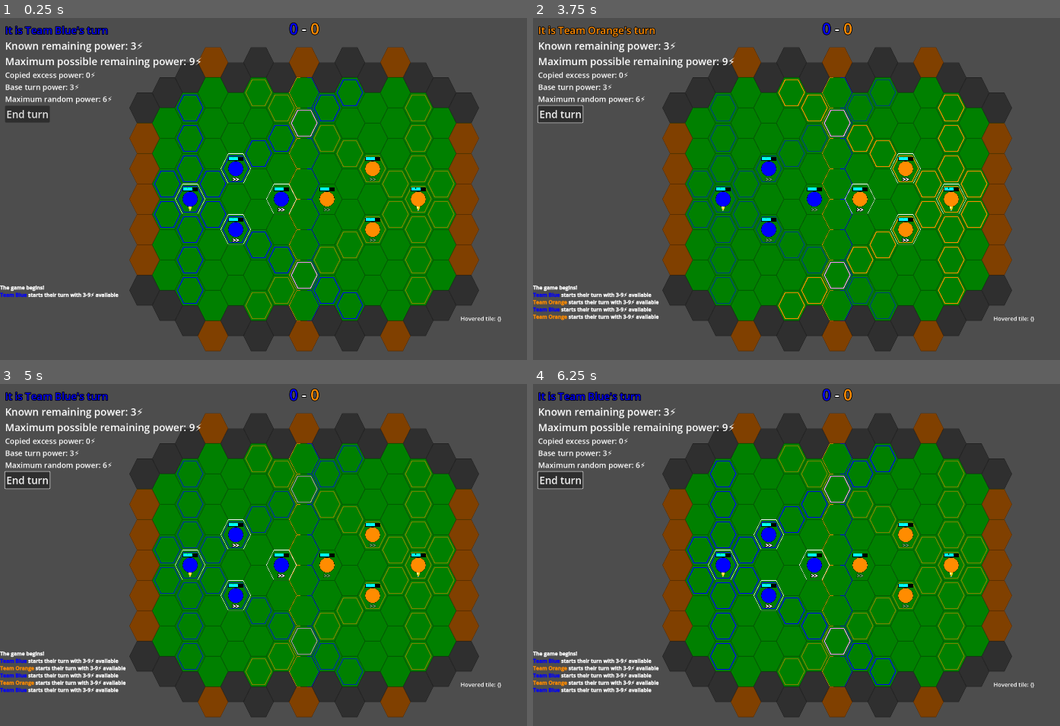
Above: before the commit, frames 1-4 (two rows, left to right).
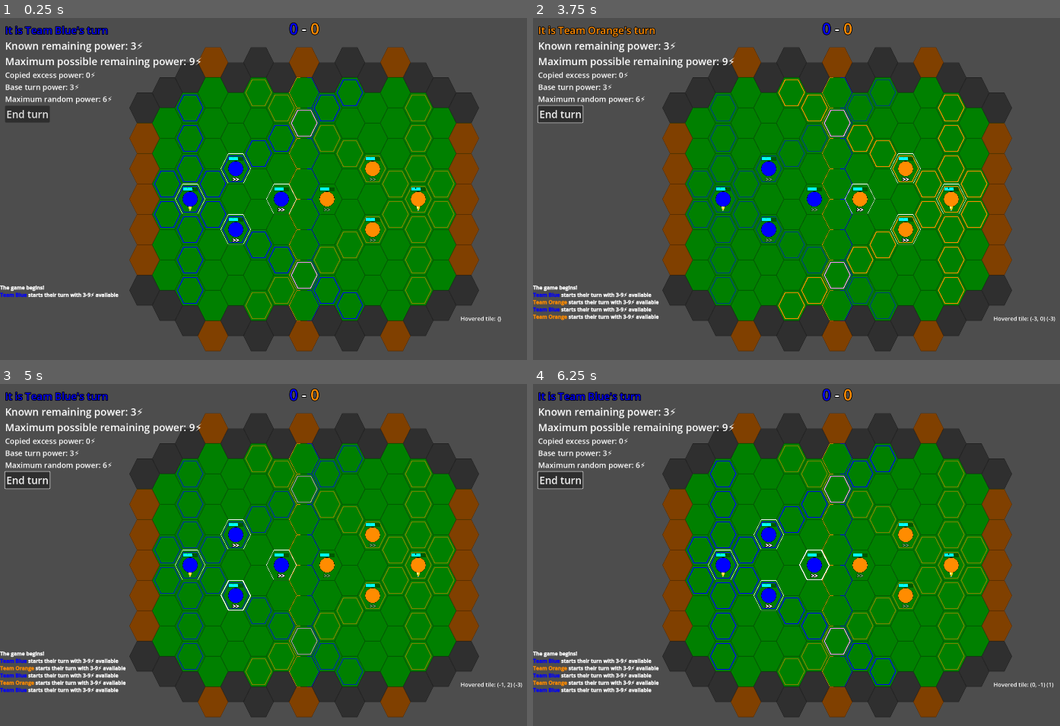
Above: after the commit, the same moments.

Repository: devencire/godot-conduit
Game: Godot game, scene res://scenes/world.tscn
Two runs of this game, one before a commit and one after it. Both use one fixed random seed, a clock stepped at 60 frames per second and the inputs below.
Inputs (mouse positions are in pixels of both pictures, inside the frame that each line leads up to):
- Up to frame 1 (0.25 s): no input
- Up to frame 2 (3.75 s): click "End turn" at 0.5 s; click "End turn" at 1.25 s; click "End turn" at 2 s; move the mouse to (722, 209) at 2.77 s; click (722, 209) at 2.92 s; move the mouse to (770, 178) at 3.52 s; click (770, 178) at 3.67 s
- Up to frame 3 (5 s): tap Enter at 4.25 s; move the mouse to (237, 606) at 4.27 s; click (237, 606) at 4.42 s
- Up to frame 4 (6.25 s): move the mouse to (812, 575) at 5.02 s; click (812, 575) at 5.17 s; move the mouse to (859, 575) at 5.77 s; click (859, 575) at 5.92 s

The runs differ from the first frame. In frame 1, 0.1% of the frame differs, in the area x 34-81%, y 40-60%; in frame 2, 0.2%; in frame 3, 0.2%, in the area x 34-100%, y 40-89%; in frame 4, 0.2%.

Commit message:
tweak hammer, display damage in attack dialog

Diff:
--- a/scenes/attack_dialog.tscn
+++ b/scenes/attack_dialog.tscn
@@ -42,13 +42,18 @@
 [node name="SuccessChanceLabel" type="Label" parent="MarginContainer/VBoxContainer/HSplitContainer"]
 unique_name_in_owner = true
 layout_mode = 2
-text = "100% success chance"
+text = "100% chance"
 horizontal_alignment = 2
+
+[node name="DirectDamageLabel" type="Label" parent="MarginContainer/VBoxContainer"]
+unique_name_in_owner = true
+layout_mode = 2
+text = "1 damage"
 
 [node name="OverchargeToggle" type="CheckButton" parent="MarginContainer/VBoxContainer"]
 unique_name_in_owner = true
 layout_mode = 2
-tooltip_text = "Use all available Power and end your turn to apply extra knockback."
+tooltip_text = "Use all available Power and end your turn to apply extra knockback and damage."
 text = "Overcharge"
 
 [connection signal="toggled" from="MarginContainer/VBoxContainer/OverchargeToggle" to="." method="_on_overcharge_toggle_toggled"]
--- a/scenes/player.tscn
+++ b/scenes/player.tscn
@@ -44,7 +44,7 @@
 offset_right = 32.0
 offset_bottom = 8.0
 mouse_filter = 2
-color = Color(0, 0, 0, 1)
+color = Color(0, 0, 0, 0.313726)
 
 [node name="HealthRemainingRect" type="ColorRect" parent="Graphic/HealthBar"]
 z_index = -1
@@ -60,6 +60,7 @@
 offset_top = 28.0
 offset_right = 21.0
 offset_bottom = 59.0
+mouse_filter = 2
 theme_override_font_sizes/bold_font_size = 24
 bbcode_enabled = true
 text = "[center][b][outline_size=8][outline_color=black]>[color=#ffffff30]>"
--- a/scripts/AttackDialog.gd
+++ b/scripts/AttackDialog.gd
@@ -6,6 +6,7 @@
 
 @export var power_cost: int = 1
 @export var max_power_cost: int = -1 # not used unless set to other than -1
+@export var direct_damage: int = 0
 @export var success_chance: float = 1.0 # between 0 and 1
 @export var overcharge_activated: bool:
 	set(on):
@@ -20,6 +21,11 @@
 		%PowerCostLabel.text = str(power_cost) + '-' + str(max_power_cost) + '⚡'
 	%SuccessChanceLabel.text = str(roundi(success_chance * 100)) + '% chance'
 	%SuccessChanceLabel.modulate = Constants.success_chance_color(success_chance)
+	if direct_damage == 0:
+		%DirectDamageLabel.visible = false
+	else:
+		%DirectDamageLabel.visible = true
+		%DirectDamageLabel.text = '%s damage' % direct_damage
 
 
 func _on_overcharge_toggle_toggled(toggled_on):
--- a/scripts/Hammer.gd
+++ b/scripts/Hammer.gd
@@ -2,10 +2,12 @@
 
 @export var player: Player
 
-const ATTACK_COST := 2
+const ATTACK_COST := 1
+
+const OVERCHARGED_ATTACK_BASE_COST := 2
 const OVERCHARGED_EXTRA_TILE_COST := 2
-
-const BASE_DIRECT_DAMAGE := 1
+const OVERCHARGED_DIRECT_DAMAGE := 1
+
 const CLASH_DAMAGE := 1
 
 var target_preview_tile_scene := preload("res://scenes/target_preview_tile.tscn")
@@ -90,7 +92,7 @@
 	selected_target_tile.type = TargetPreviewTile.PreviewTileType.SELECTED_CIRCLE
 	target_preview.add_child(selected_target_tile)
 	# show push directions
-	var base_attack_cost := ATTACK_COST
+	var base_attack_cost := ATTACK_COST if not selected_target.overcharged else OVERCHARGED_ATTACK_BASE_COST
 	var base_attack_chance := player.turn_state.chance_that_power_available(base_attack_cost)
 	var valid_targets := get_valid_push_targets()
 	for target in valid_targets:
@@ -135,6 +137,7 @@
 	attack_dialog.overcharge_activated = selected_target.overcharged
 	if selected_target.overcharged:
 		attack_dialog.max_power_cost = attack_dialog.power_cost
+		attack_dialog.direct_damage = OVERCHARGED_DIRECT_DAMAGE
 		while attack_dialog.max_power_cost + OVERCHARGED_EXTRA_TILE_COST <= player.turn_state.max_remaining_power:
 			attack_dialog.max_power_cost += OVERCHARGED_EXTRA_TILE_COST
 	attack_dialog.set_overcharge.connect(_set_overcharge)
@@ -201,9 +204,9 @@
 	var push_action := PushAction.new()
 	push_action.player = push_target.player
 	push_action.direction = push_target.direction
-	push_action.direct_damage = 1
 	push_action.force = 1
 	if overcharged:
+		push_action.direct_damage = OVERCHARGED_DIRECT_DAMAGE
 		while player.turn_state.try_spend_power(OVERCHARGED_EXTRA_TILE_COST):
 			push_action.force += 1
 			attack_cost += OVERCHARGED_EXTRA_TILE_COST
